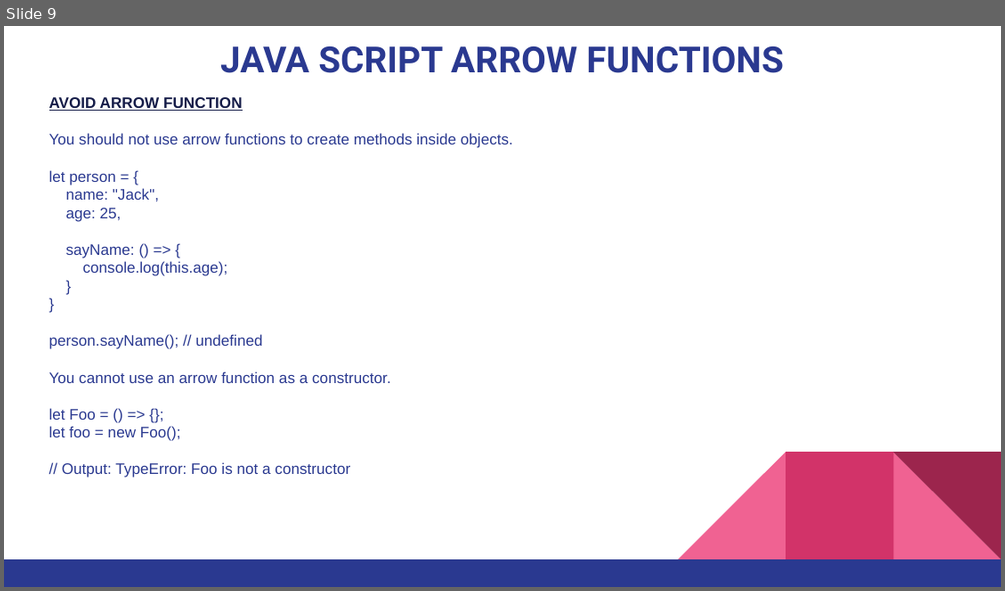
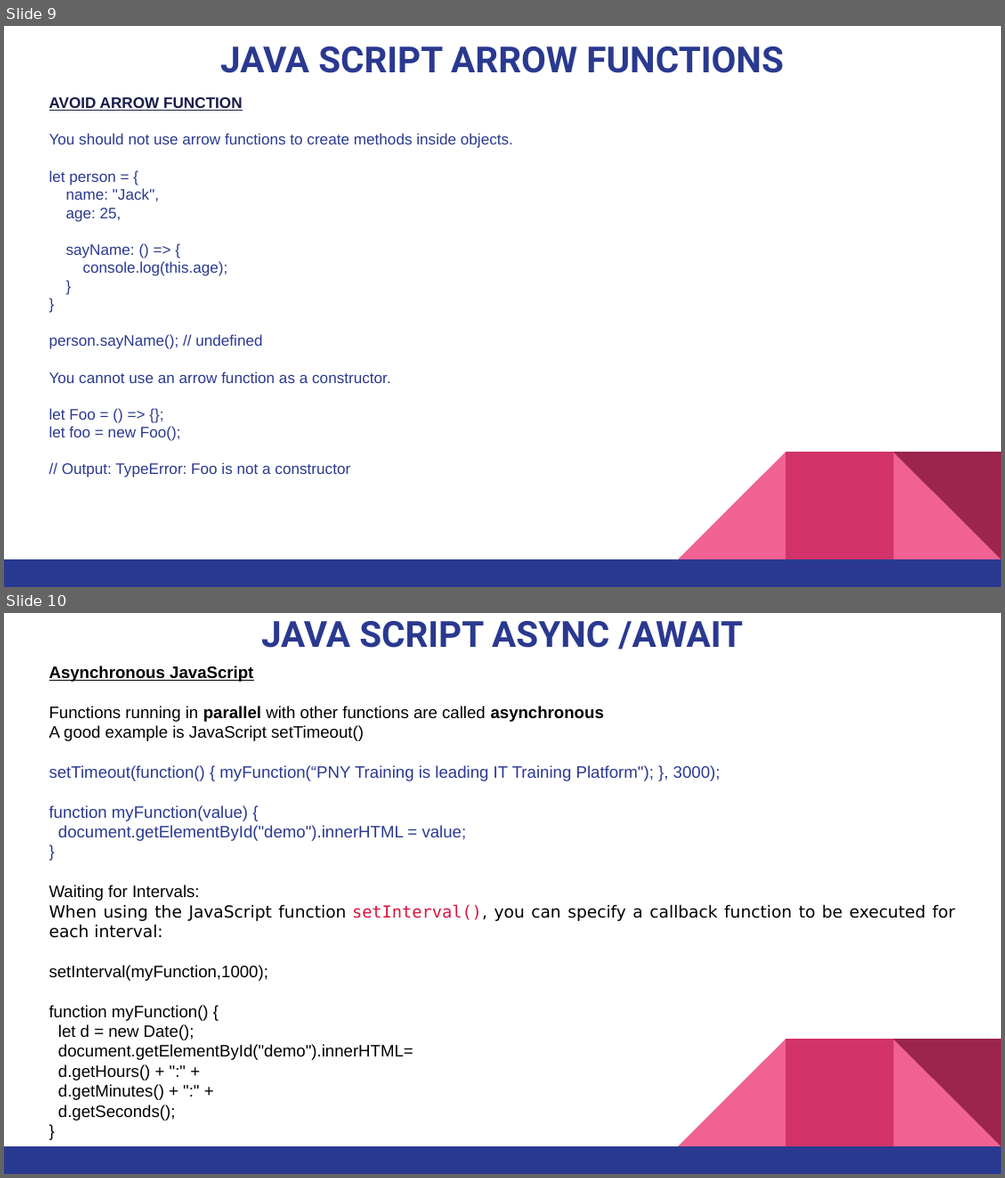
Before and after one commit to pnytrainingrepo/Webdevelopment, a slide deck: JavaScript-Functions.pptx. Shown one above the other, each under a label of ours: slide 9 before the commit, slides 9 and 10 after it. The pictures are 1005x591 and 1005x1178 pixels, drawn with LibreOffice and Linux fonts; fonts in the diff are those of the drawing. Boxes give left, top, right and bottom in pixels: in the first picture for what was removed or moved away, otherwise in the second. Text is boxed around its words. In the diff, an @@ line names an element or a change of style, - is before the commit and + after.

```diff
--- a/JavaScript-Functions.pptx
+++ b/JavaScript-Functions.pptx
@@ slide 10 added at [4, 613, 1001, 1174], background #FFFFFF; not listed: 5 template elements that a slide beside it also shows @@
@@ title added at [261, 621, 743, 649], 26 pt, text #2A3990, bold @@
+JAVA SCRIPT ASYNC /AWAIT
@@ text added at [49, 666, 955, 1120], 12 pt, text #000000 @@
+Asynchronous JavaScript
+Functions running in parallel with other functions are called asynchronous
+A good example is JavaScript setTimeout()
+setTimeout(function() { myFunction(“PNY Training is leading IT Training Platform"); }, 3000);
+function myFunction(value) {
+document.getElementById("demo").innerHTML = value;
+}
+Waiting for Intervals:
+When using the JavaScript function setInterval(), you can specify a callback function to be executed for each interval:
+setInterval(myFunction,1000);
+function myFunction() {
+let d = new Date();
+document.getElementById("demo").innerHTML=
+d.getHours() + ":" +
+d.getMinutes() + ":" +
+d.getSeconds();
+}
```
Also in this commit, not shown: 1 slide changed, 5 other slides added, 10 other files.
